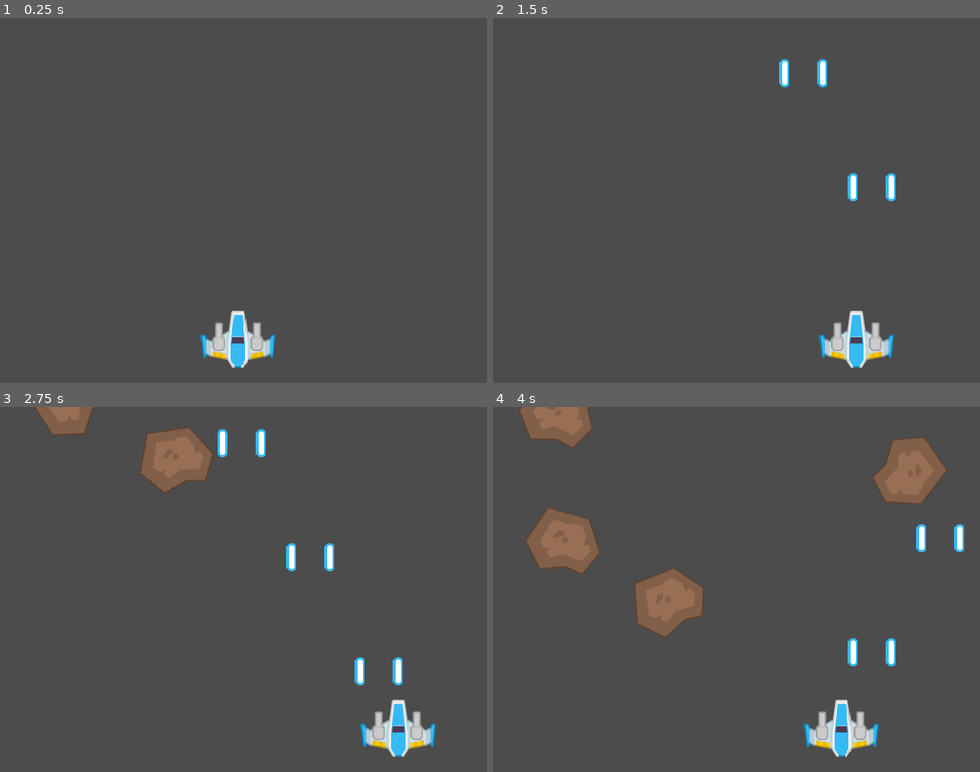
Above: before the commit, frames 1-4 (two rows, left to right).
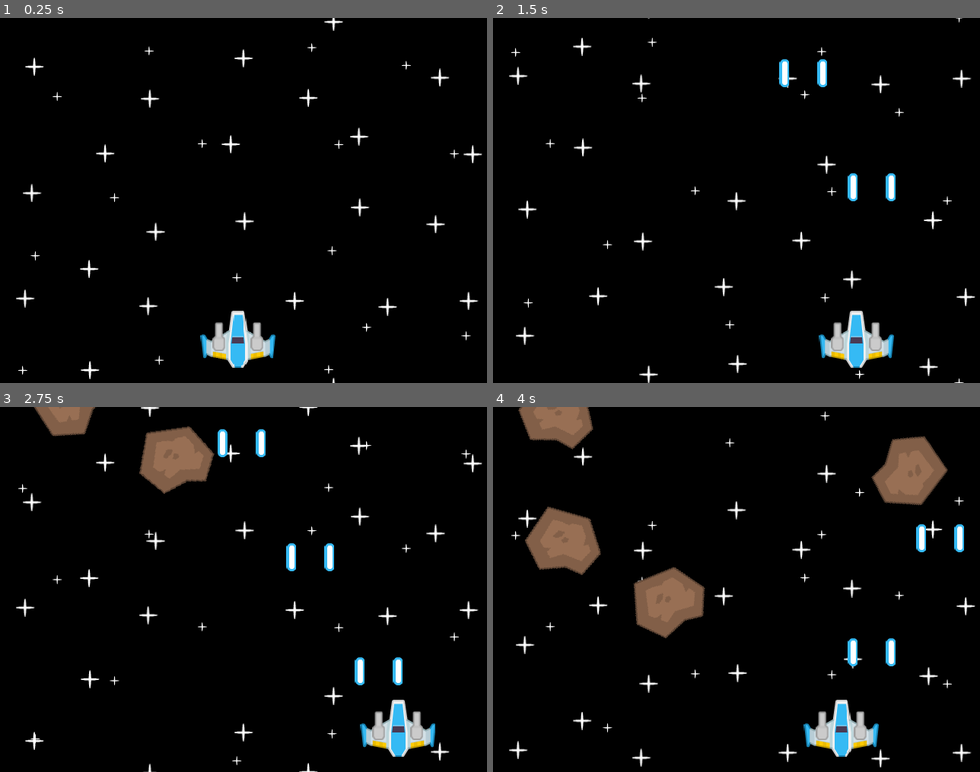
Above: after the commit, the same moments.

Repository: Azuos0/Godot_GameDev
Game: Godot game, scene res://Scenes/Main.tscn
Same seed, same stepped clock (60 frames per second), same inputs: the game is played once before the commit and once after it.
Inputs:
- Up to frame 1 (0.25 s): no input
- Up to frame 2 (1.5 s): hold Right (Direita) 0.53-1.28 s; hold Space (Tiro) 0.53-1.28 s; hold Left (Esquerda) from 1.28 s (still down); tap Space (Tiro) at 1.35 s
- Up to frame 3 (2.75 s): release Left (Esquerda) at 2.03 s; hold Right (Direita) from 2.03 s (still down); hold Space (Tiro) from 2.03 s (still down)
- Up to frame 4 (4 s): release Space (Tiro) at 2.78 s; tap Space (Tiro) at 2.85 s; release Right (Direita) at 3.53 s; hold Left (Esquerda) from 3.53 s (still down); hold Space (Tiro) from 3.53 s (still down)

The runs differ from the first frame. In frame 1, 98% of the frame differs, in the area x 0-100%, y 0-100%; in frame 2, 98%; in frame 3, 95%; in frame 4, 91%.

Commit message:
Step 8: Adding a parallax background

Diff:
--- a/Space Shooter/Scenes/Main.tscn
+++ b/Space Shooter/Scenes/Main.tscn
@@ -1,12 +1,314 @@
-[gd_scene load_steps=3 format=2]
+[gd_scene load_steps=5 format=2]
 
 [ext_resource path="res://Scenes/Nave.tscn" type="PackedScene" id=1]
 [ext_resource path="res://Scenes/Meteor_spawner.tscn" type="PackedScene" id=2]
-
-[node name="Main" type="Node"]
+[ext_resource path="res://images/PNG/Effects/star1.png" type="Texture" id=3]
+
+[sub_resource type="GDScript" id=1]
+
+resource_name = "Parallax_camera"
+script/source = "extends Camera2D
+
+var vel = 150
+
+func _ready():
+	set_process(true)
+	pass
+
+func _process(delta):
+	offset += Vector2(0, -1) * vel * delta
+	pass
+"
+_sections_unfolded = [ "Resource" ]
+
+[node name="Main" type="CanvasLayer" index="0"]
+
+layer = 1
+offset = Vector2( 0, 0 )
+rotation = 0.0
+scale = Vector2( 1, 1 )
+transform = Transform2D( 1, 0, 0, 1, 0, 0 )
 
 [node name="Nave" parent="." index="0" instance=ExtResource( 1 )]
 
 position = Vector2( 313, 439 )
 
 [node name="Meteor_spawner" parent="." index="1" instance=ExtResource( 2 )]
+
+[node name="Camera" type="Camera2D" parent="." index="2"]
+
+anchor_mode = 0
+rotating = false
+current = true
+zoom = Vector2( 1, 1 )
+limit_left = -10000000
+limit_top = -10000000
+limit_right = 10000000
+limit_bottom = 10000000
+limit_smoothed = false
+drag_margin_h_enabled = true
+drag_margin_v_enabled = true
+smoothing_enabled = false
+smoothing_speed = 5.0
+offset_v = 0.0
+offset_h = 0.0
+drag_margin_left = 0.2
+drag_margin_top = 0.2
+drag_margin_right = 0.2
+drag_margin_bottom = 0.2
+editor_draw_screen = true
+editor_draw_limits = false
+editor_draw_drag_margin = false
+script = SubResource( 1 )
+
+[node name="ParallaxBackground" type="ParallaxBackground" parent="." index="3"]
+
+layer = -1
+offset = Vector2( 0, 0 )
+rotation = 0.0
+scale = Vector2( 1, 1 )
+transform = Transform2D( 1, 0, 0, 1, 0, 0 )
+scroll_offset = Vector2( 0, 0 )
+scroll_base_offset = Vector2( 0, 0 )
+scroll_base_scale = Vector2( 1, 1 )
+scroll_limit_begin = Vector2( 0, 0 )
+scroll_limit_end = Vector2( 0, 0 )
+scroll_ignore_camera_zoom = false
+_sections_unfolded = [ "Scroll" ]
+
+[node name="Estrelas" type="ParallaxLayer" parent="ParallaxBackground" index="0"]
+
+motion_scale = Vector2( 1, 1 )
+motion_offset = Vector2( 0, 0 )
+motion_mirroring = Vector2( 0, 480 )
+_sections_unfolded = [ "Motion" ]
+
+[node name="Estrela" type="Sprite" parent="ParallaxBackground/Estrelas" index="0"]
+
+position = Vector2( 197.23, 68.6981 )
+texture = ExtResource( 3 )
+
+[node name="Estrela21" type="Sprite" parent="ParallaxBackground/Estrelas" index="1"]
+
+position = Vector2( 303.601, 128.532 )
+texture = ExtResource( 3 )
+
+[node name="Estrela2" type="Sprite" parent="ParallaxBackground/Estrelas" index="2"]
+
+position = Vector2( 42.1052, 192.798 )
+texture = ExtResource( 3 )
+
+[node name="Estrela17" type="Sprite" parent="ParallaxBackground/Estrelas" index="3"]
+
+position = Vector2( 117.451, 292.521 )
+texture = ExtResource( 3 )
+
+[node name="Estrela3" type="Sprite" parent="ParallaxBackground/Estrelas" index="4"]
+
+position = Vector2( 572.853, 233.795 )
+texture = ExtResource( 3 )
+
+[node name="Estrela14" type="Sprite" parent="ParallaxBackground/Estrelas" index="5"]
+
+position = Vector2( 616.066, 334.626 )
+texture = ExtResource( 3 )
+
+[node name="Estrela10" type="Sprite" parent="ParallaxBackground/Estrelas" index="6"]
+
+position = Vector2( 321.842, 229.869 )
+texture = ExtResource( 3 )
+
+[node name="Estrela18" type="Sprite" parent="ParallaxBackground/Estrelas" index="7"]
+
+position = Vector2( 438.781, 447.645 )
+texture = ExtResource( 3 )
+
+[node name="Estrela4" type="Sprite" parent="ParallaxBackground/Estrelas" index="8"]
+
+position = Vector2( 33.241, 331.302 )
+texture = ExtResource( 3 )
+
+[node name="Estrela19" type="Sprite" parent="ParallaxBackground/Estrelas" index="9"]
+
+position = Vector2( 118.56, 425.485 )
+texture = ExtResource( 3 )
+
+[node name="Estrela5" type="Sprite" parent="ParallaxBackground/Estrelas" index="10"]
+
+position = Vector2( 472.022, 118.56 )
+texture = ExtResource( 3 )
+
+[node name="Estrela16" type="Sprite" parent="ParallaxBackground/Estrelas" index="11"]
+
+position = Vector2( 473.13, 211.634 )
+texture = ExtResource( 3 )
+
+[node name="Estrela11" type="Sprite" parent="ParallaxBackground/Estrelas" index="12"]
+
+position = Vector2( 387.627, 334.531 )
+texture = ExtResource( 3 )
+
+[node name="Estrela20" type="Sprite" parent="ParallaxBackground/Estrelas" index="13"]
+
+position = Vector2( 195.014, 341.274 )
+texture = ExtResource( 3 )
+
+[node name="Estrela6" type="Sprite" parent="ParallaxBackground/Estrelas" index="14"]
+
+position = Vector2( 578.393, 40.9972 )
+texture = ExtResource( 3 )
+
+[node name="Estrela12" type="Sprite" parent="ParallaxBackground/Estrelas" index="15"]
+
+position = Vector2( 621.607, 141.828 )
+texture = ExtResource( 3 )
+
+[node name="Estrela9" type="Sprite" parent="ParallaxBackground/Estrelas" index="16"]
+
+position = Vector2( 320.222, 15.5125 )
+texture = ExtResource( 3 )
+
+[node name="Estrela22" type="Sprite" parent="ParallaxBackground/Estrelas" index="17"]
+
+position = Vector2( 405.54, 67.59 )
+texture = ExtResource( 3 )
+
+[node name="Estrela7" type="Sprite" parent="ParallaxBackground/Estrelas" index="18"]
+
+position = Vector2( 509.695, 342.382 )
+texture = ExtResource( 3 )
+
+[node name="Estrela13" type="Sprite" parent="ParallaxBackground/Estrelas" index="19"]
+
+position = Vector2( 204.986, 243.767 )
+texture = ExtResource( 3 )
+
+[node name="Estrela8" type="Sprite" parent="ParallaxBackground/Estrelas" index="20"]
+
+position = Vector2( 45.4293, 26.5928 )
+texture = ExtResource( 3 )
+
+[node name="Estrela15" type="Sprite" parent="ParallaxBackground/Estrelas" index="21"]
+
+position = Vector2( 138.504, 140.72 )
+texture = ExtResource( 3 )
+
+[node name="Estrelinhas" type="ParallaxLayer" parent="ParallaxBackground" index="1"]
+
+editor/display_folded = true
+motion_scale = Vector2( 1, 0.33 )
+motion_offset = Vector2( 0, 0 )
+motion_mirroring = Vector2( 0, 480 )
+_sections_unfolded = [ "Motion" ]
+
+[node name="Estrelinha" type="Sprite" parent="ParallaxBackground/Estrelinhas" index="0"]
+
+position = Vector2( 481.994, 394.46 )
+scale = Vector2( 0.5, 0.5 )
+texture = ExtResource( 3 )
+_sections_unfolded = [ "Transform" ]
+
+[node name="Estrelinha2" type="Sprite" parent="ParallaxBackground/Estrelinhas" index="1"]
+
+position = Vector2( 445.429, 154.017 )
+scale = Vector2( 0.5, 0.5 )
+texture = ExtResource( 3 )
+_sections_unfolded = [ "Transform" ]
+
+[node name="Estrelinha3" type="Sprite" parent="ParallaxBackground/Estrelinhas" index="2"]
+
+position = Vector2( 612.742, 405.54 )
+scale = Vector2( 0.5, 0.5 )
+texture = ExtResource( 3 )
+_sections_unfolded = [ "Transform" ]
+
+[node name="Estrelinha4" type="Sprite" parent="ParallaxBackground/Estrelinhas" index="3"]
+
+position = Vector2( 150.693, 223.823 )
+scale = Vector2( 0.5, 0.5 )
+texture = ExtResource( 3 )
+_sections_unfolded = [ "Transform" ]
+
+[node name="Estrelinha5" type="Sprite" parent="ParallaxBackground/Estrelinhas" index="4"]
+
+position = Vector2( 209.418, 437.673 )
+scale = Vector2( 0.5, 0.5 )
+texture = ExtResource( 3 )
+_sections_unfolded = [ "Transform" ]
+
+[node name="Estrelinha6" type="Sprite" parent="ParallaxBackground/Estrelinhas" index="5"]
+
+position = Vector2( 311.357, 329.086 )
+scale = Vector2( 0.5, 0.5 )
+texture = ExtResource( 3 )
+_sections_unfolded = [ "Transform" ]
+
+[node name="Estrelinha7" type="Sprite" parent="ParallaxBackground/Estrelinhas" index="6"]
+
+position = Vector2( 29.9169, 450.969 )
+scale = Vector2( 0.5, 0.5 )
+texture = ExtResource( 3 )
+_sections_unfolded = [ "Transform" ]
+
+[node name="Estrelinha8" type="Sprite" parent="ParallaxBackground/Estrelinhas" index="7"]
+
+position = Vector2( 75.3463, 90.8587 )
+scale = Vector2( 0.5, 0.5 )
+texture = ExtResource( 3 )
+_sections_unfolded = [ "Transform" ]
+
+[node name="Estrelinha9" type="Sprite" parent="ParallaxBackground/Estrelinhas" index="8"]
+
+position = Vector2( 196.122, 31.0249 )
+scale = Vector2( 0.5, 0.5 )
+texture = ExtResource( 3 )
+_sections_unfolded = [ "Transform" ]
+
+[node name="Estrelinha10" type="Sprite" parent="ParallaxBackground/Estrelinhas" index="9"]
+
+position = Vector2( 436.565, 293.629 )
+scale = Vector2( 0.5, 0.5 )
+texture = ExtResource( 3 )
+_sections_unfolded = [ "Transform" ]
+
+[node name="Estrelinha11" type="Sprite" parent="ParallaxBackground/Estrelinhas" index="10"]
+
+position = Vector2( 409.972, 26.5928 )
+scale = Vector2( 0.5, 0.5 )
+texture = ExtResource( 3 )
+_sections_unfolded = [ "Transform" ]
+
+[node name="Estrelinha12" type="Sprite" parent="ParallaxBackground/Estrelinhas" index="11"]
+
+position = Vector2( 597.23, 166.205 )
+scale = Vector2( 0.5, 0.5 )
+texture = ExtResource( 3 )
+_sections_unfolded = [ "Transform" ]
+
+[node name="Estrelinha13" type="Sprite" parent="ParallaxBackground/Estrelinhas" index="12"]
+
+position = Vector2( 265.928, 152.909 )
+scale = Vector2( 0.5, 0.5 )
+texture = ExtResource( 3 )
+_sections_unfolded = [ "Transform" ]
+
+[node name="Estrelinha14" type="Sprite" parent="ParallaxBackground/Estrelinhas" index="13"]
+
+position = Vector2( 432.133, 449.861 )
+scale = Vector2( 0.5, 0.5 )
+texture = ExtResource( 3 )
+_sections_unfolded = [ "Transform" ]
+
+[node name="Estrelinha15" type="Sprite" parent="ParallaxBackground/Estrelinhas" index="14"]
+
+position = Vector2( 46.5374, 300.277 )
+scale = Vector2( 0.5, 0.5 )
+texture = ExtResource( 3 )
+_sections_unfolded = [ "Transform" ]
+
+[node name="Estrelinha16" type="Sprite" parent="ParallaxBackground/Estrelinhas" index="15"]
+
+position = Vector2( 534.072, 49.8615 )
+scale = Vector2( 0.5, 0.5 )
+texture = ExtResource( 3 )
+_sections_unfolded = [ "Transform" ]
--- a/Space Shooter/project.godot
+++ b/Space Shooter/project.godot
@@ -36,4 +36,5 @@
 
 [rendering]
 
+environment/default_clear_color=Color( 0, 0, 0, 1 )
 environment/default_environment="res://default_env.tres"
